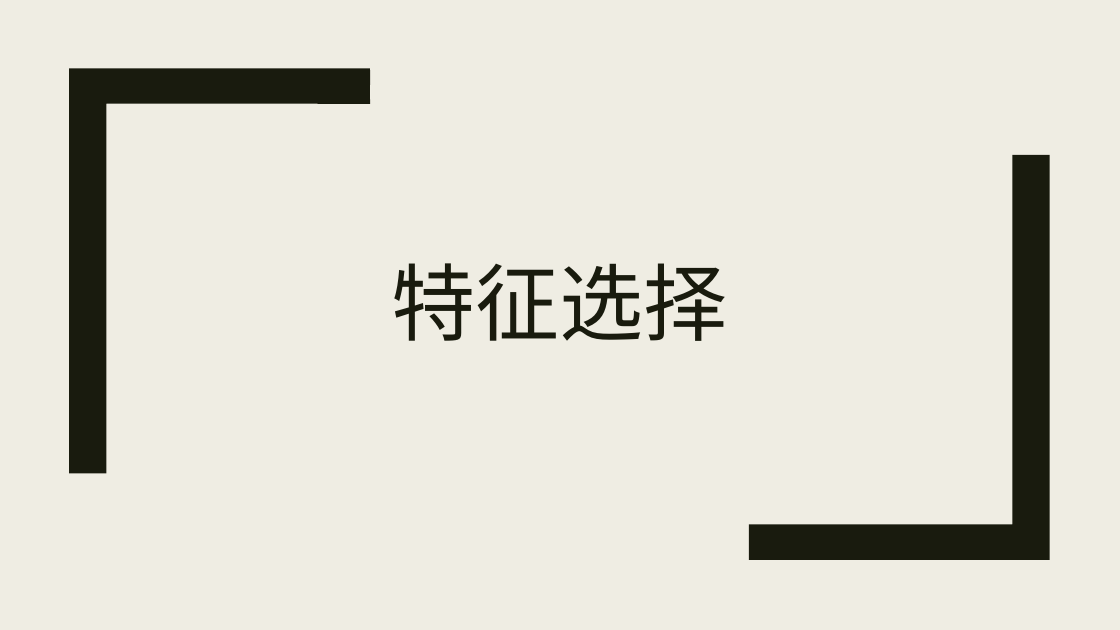
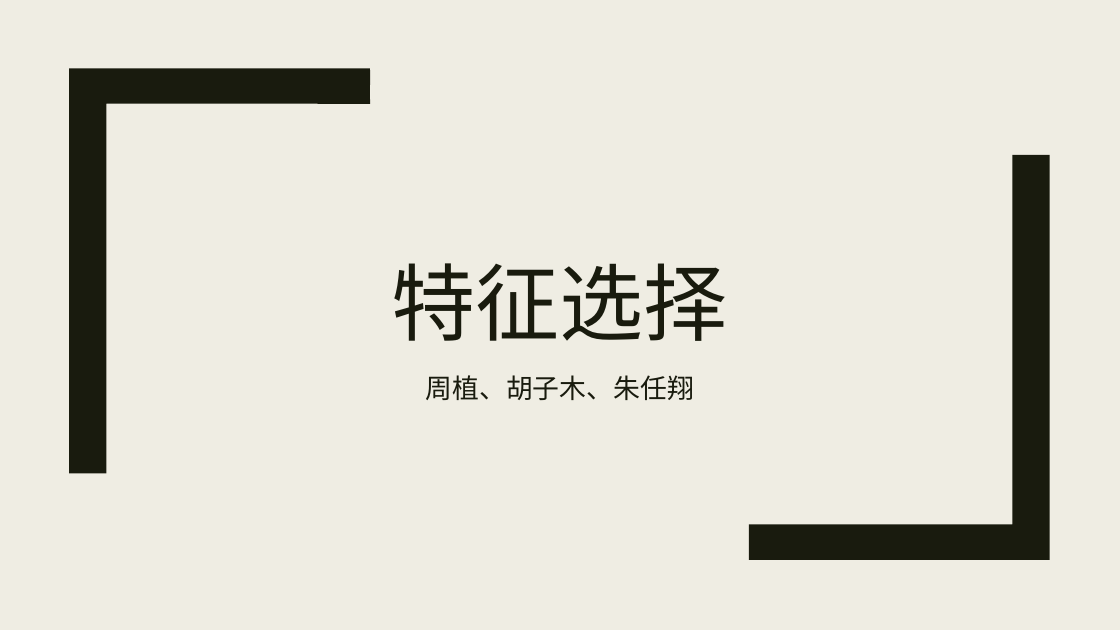
Before and after one commit to WNJXYK/JLU_FeatureSelection, a slide deck: slide 1 of Doc/Pre.pptx. Drawn at 1120x630 pixels with LibreOffice and Linux fonts; fonts in the diff are those of the drawing. Boxes give left, top, right and bottom in pixels: in the first picture for what was removed or moved away, otherwise in the second. Text is boxed around its words. In the diff, an @@ line names an element or a change of style, - is before the commit and + after.

```diff
--- a/Doc/Pre.pptx
+++ b/Doc/Pre.pptx
@@ subtitle added at [426,375,694,400], 23 pt, text #191B0E @@
+周植、胡子木、朱任翔
```
Also in this commit, not shown: 6 other slides changed, 7 slides added, 1 slide removed, 1 other file.
